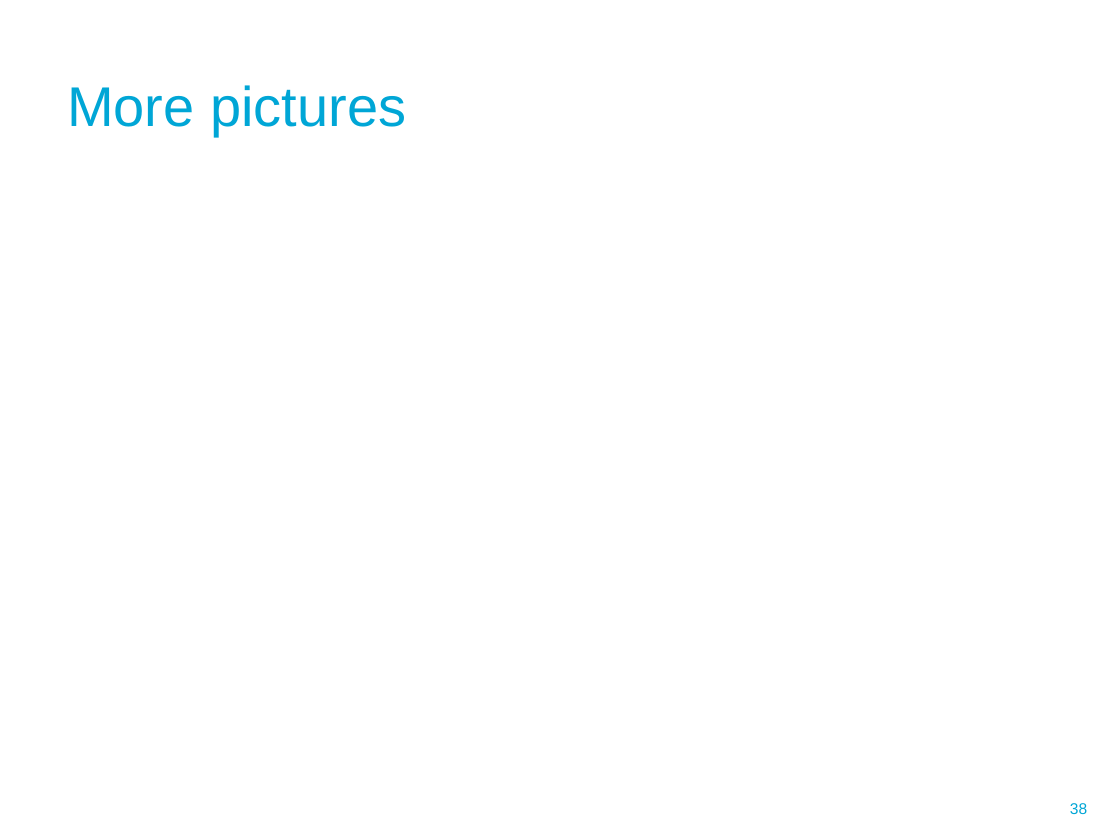
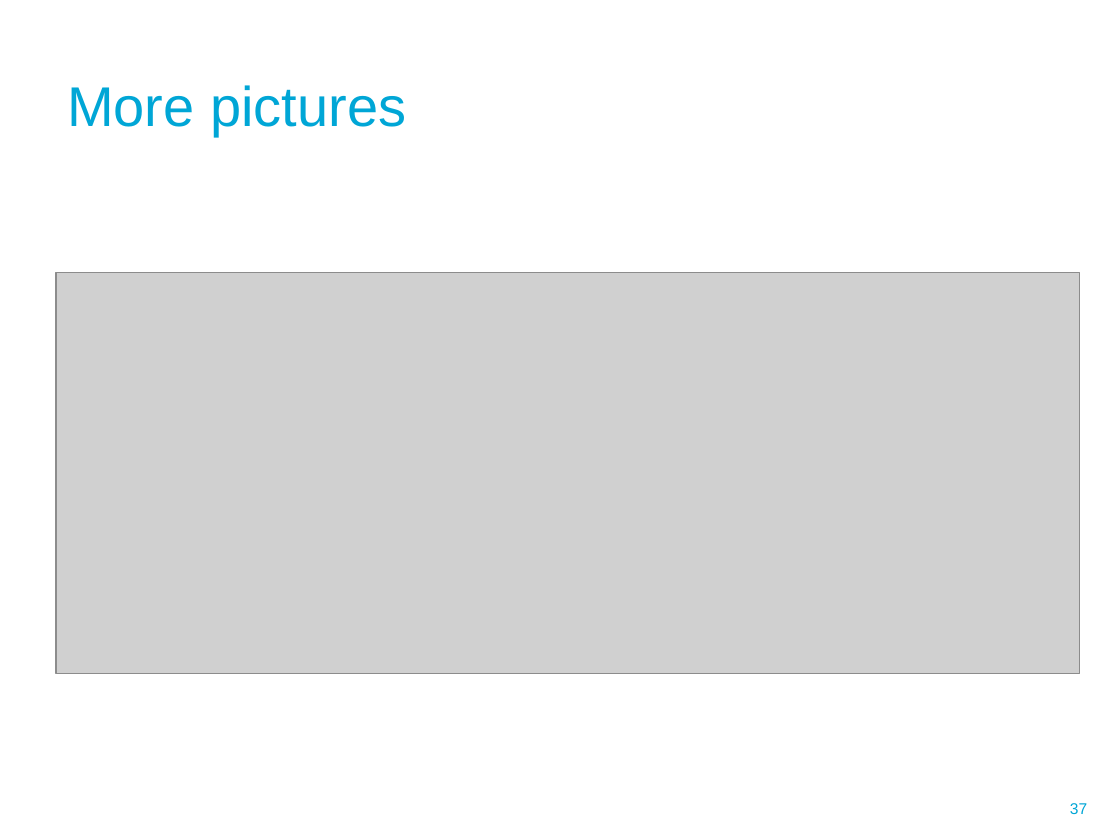
Before and after one commit to RickKoster/BEP, a slide deck: slide 37 of Thesis/progress meeting presentation.pptx (slide 38 before the commit). Drawn at 1120x840 pixels with LibreOffice and Linux fonts; fonts in the diff are those of the drawing; grey boxes stand for pictures; background and template pictures are left out. Boxes give left, top, right and bottom in pixels: in the first picture for what was removed or moved away, otherwise in the second. Text is boxed around its words. In the diff, an @@ line names an element or a change of style, - is before the commit and + after.

```diff
--- a/Thesis/progress meeting presentation.pptx
+++ b/Thesis/progress meeting presentation.pptx
@@ picture added at (56, 272, 1080, 673) @@
@@ page number at (1070, 803, 1087, 814): text changed @@
-38
+37
```
Also in this commit, not shown: 3 other slides changed, 2 slides added, 3 slides removed.
